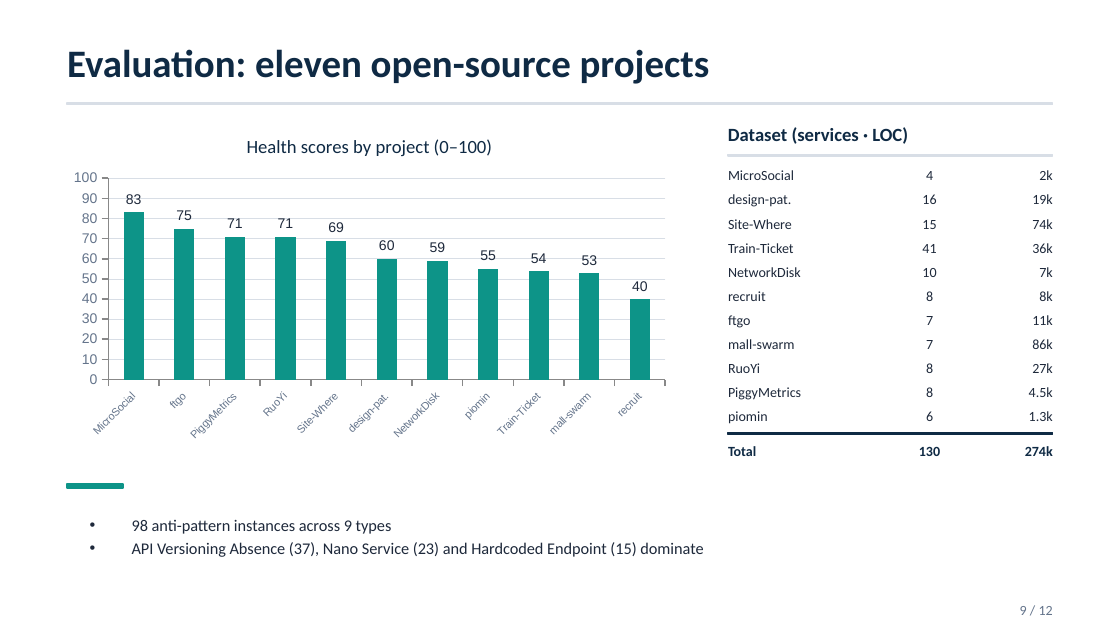
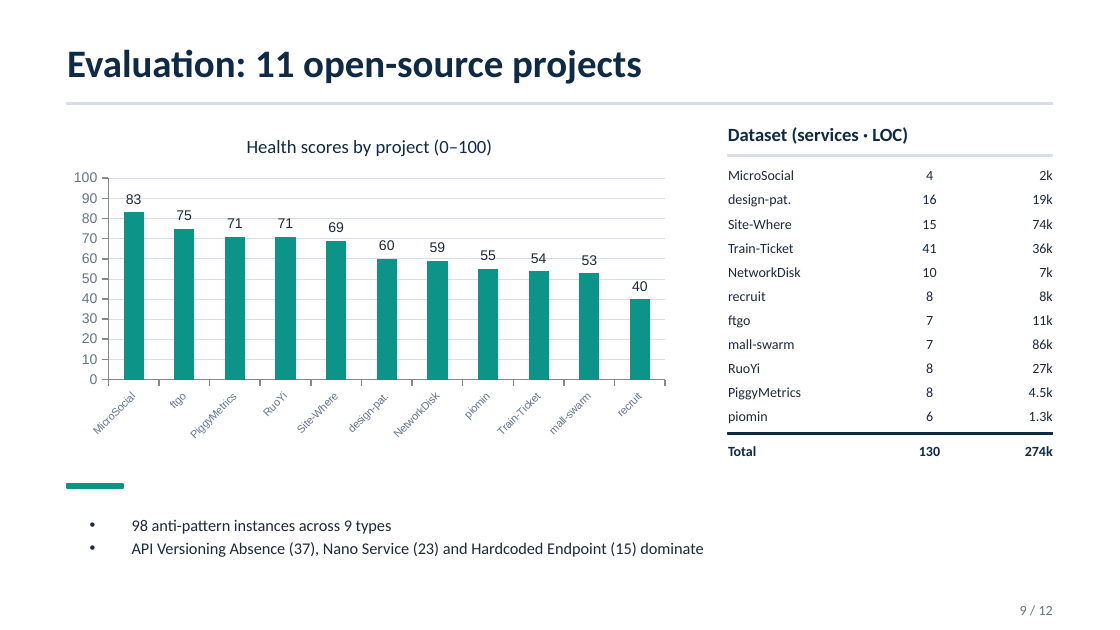
Before and after one commit to andrei45635/dissertation_backend, a slide deck: slide 8 of thesis/presentation/MSA_Detector_Defense_v2.pptx (slide 9 before the commit). Drawn at 1120x630 pixels with LibreOffice and Linux fonts; fonts in the diff are those of the drawing. Boxes give left, top, right and bottom in pixels: in the first picture for what was removed or moved away, otherwise in the second. Text is boxed around its words. In the diff, an @@ line names an element or a change of style, - is before the commit and + after.

Commit message:
update presentation

```diff
--- a/thesis/presentation/MSA_Detector_Defense_v2.pptx
+++ b/thesis/presentation/MSA_Detector_Defense_v2.pptx
@@ text at (67, 49, 642, 84): text changed @@
-Evaluation: eleven open-source projects
+Evaluation: 11 open-source projects
```
Also in this commit, not shown: 2 other slides changed.
